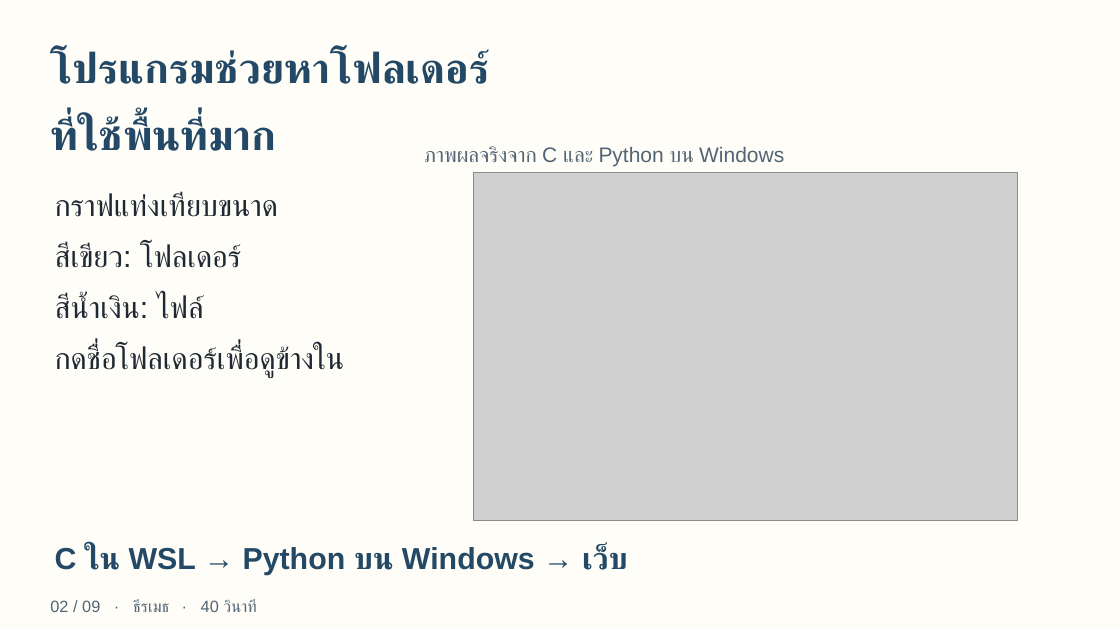
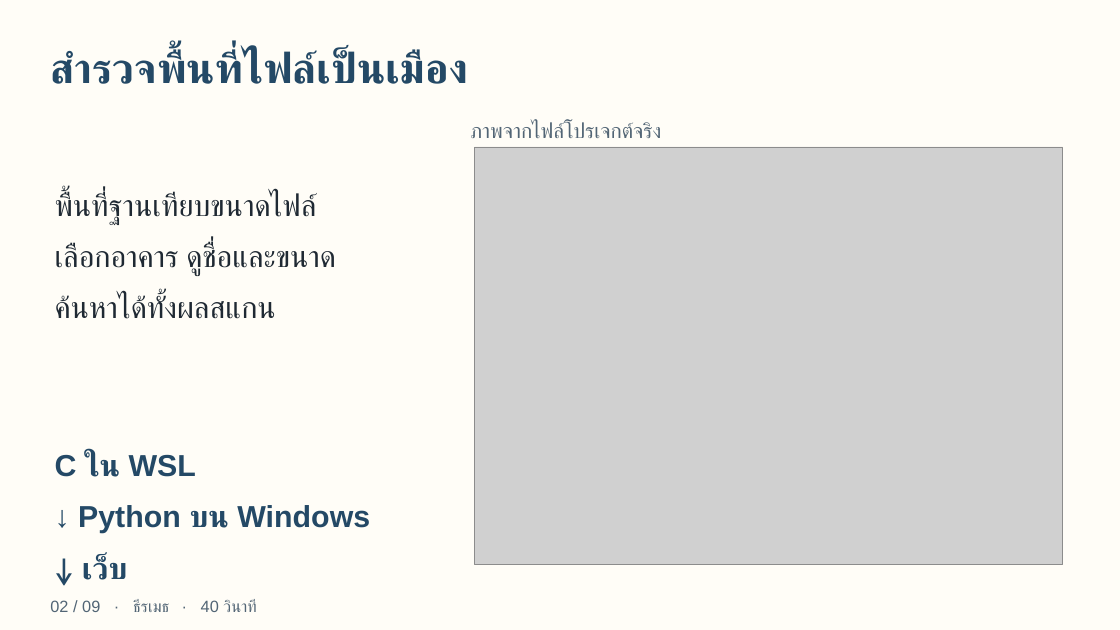
Before and after one commit to PavaritPramual/miniprojectOS2026, a slide deck: slide 2 of docs/CoreSpace-Recording.pptx. Drawn at 1120x630 pixels with LibreOffice and Linux fonts; fonts in the diff are those of the drawing; grey boxes stand for pictures. Boxes give left, top, right and bottom in pixels: in the first picture for what was removed or moved away, otherwise in the second. Text is boxed around its words. In the diff, an @@ line names an element or a change of style, - is before the commit and + after.

```diff
--- a/docs/CoreSpace-Recording.pptx
+++ b/docs/CoreSpace-Recording.pptx
@@ text at bbox=[50, 50, 468, 84]: text changed @@
-โปรแกรมช่วยหาโฟลเดอร์
-ที่ใช้พื้นที่มาก
+สำรวจพื้นที่ไฟล์เป็นเมือง
@@ text at bbox=[470, 121, 661, 138]: text changed @@
-ภาพผลจริงจาก C และ Python บน Windows
+ภาพจากไฟล์โปรเจกต์จริง
@@ picture: place and size @@
-picture at bbox=[474, 172, 1017, 521]
+picture at bbox=[475, 147, 1063, 565]
@@ text at bbox=[55, 192, 336, 319]: text changed @@
-กราฟแท่งเทียบขนาด
-สีเขียว: โฟลเดอร์
-สีน้ำเงิน: ไฟล์
-กดชื่อโฟลเดอร์เพื่อดูข้างใน
+พื้นที่ฐานเทียบขนาดไฟล์
+เลือกอาคาร ดูชื่อและขนาด
+ค้นหาได้ทั้งผลสแกน
@@ text at bbox=[55, 452, 370, 580]: text changed @@
-C ใน WSL → Python บน Windows → เว็บ
+C ใน WSL
+↓ Python บน Windows
+↓ เว็บ
```
Also in this commit, not shown: 2 other slides changed, 11 other files.
